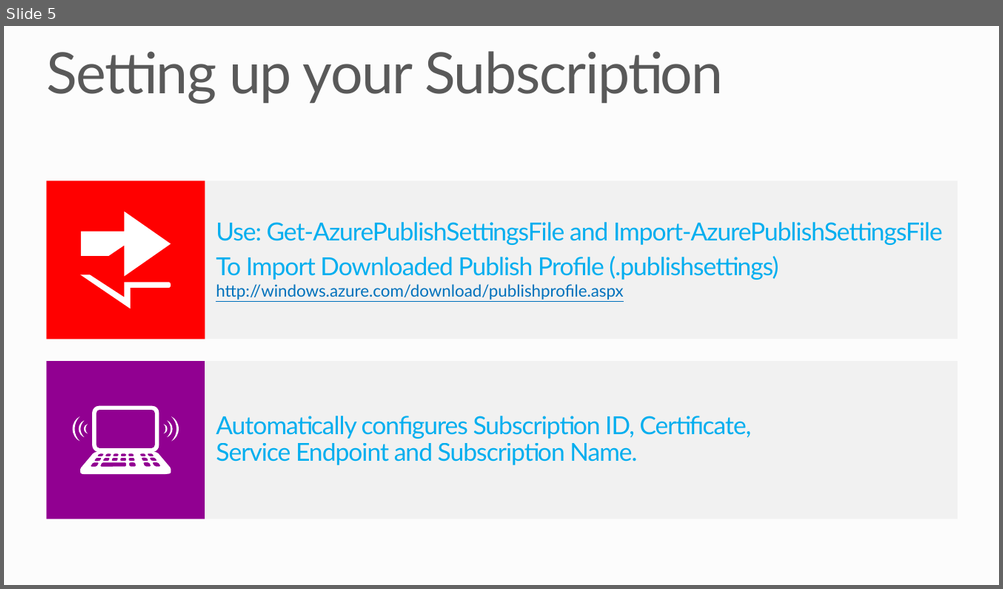
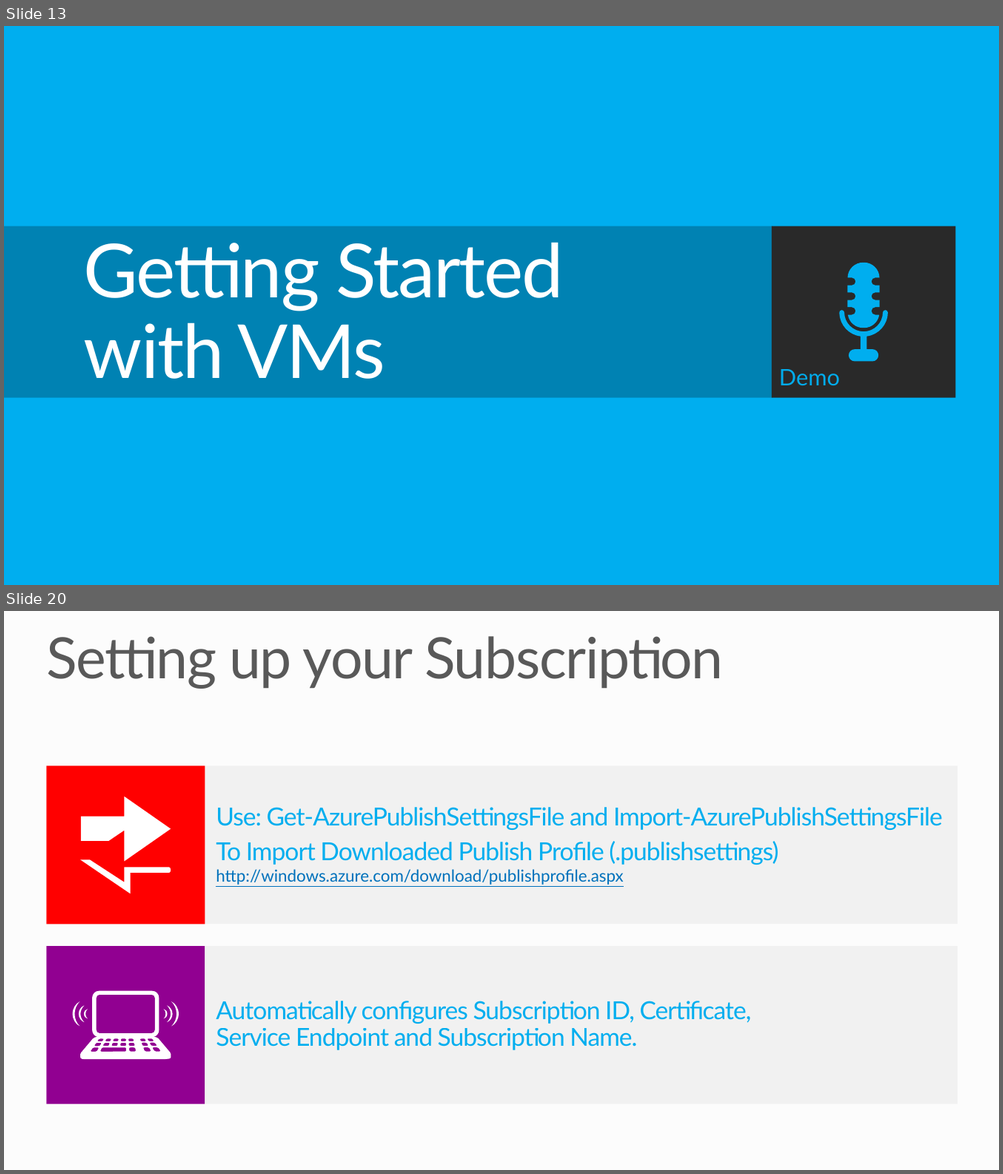
Before and after one commit to tylerd/PRESENTATION-ManagingVMsPowerShell, a slide deck: ManagingVMs-PowerShell.pptx. Shown one above the other, each under a label of ours: slide 5 before the commit, slides 13 and 20 after it; the slides between them are not shown. The pictures are 1003x589 and 1003x1174 pixels, drawn with LibreOffice and Linux fonts; fonts in the diff are those of the drawing; background and template pictures are left out. Boxes give left, top, right and bottom in pixels: in the first picture for what was removed or moved away, otherwise in the second. Text is boxed around its words. In the diff, an @@ line names an element or a change of style, - is before the commit and + after.

```diff
--- a/ManagingVMs-PowerShell.pptx
+++ b/ManagingVMs-PowerShell.pptx
@@ slide 13 added at (4, 26, 999, 585), background #00AEEF @@
@@ rectangle added at (948, 144, 999, 480), fill #00AEEF @@
@@ rectangle added at (4, 227, 772, 398), fill #0083B3 @@
@@ title added at (84, 242, 563, 379), 72 pt, text #FFFFFF @@
+Getting Started
+with VMs
@@ rectangle added at (771, 227, 955, 398), fill #292929, 22 pt, text #00AEEF @@
+Demo
@@ freeform shape added at (839, 263, 888, 362), fill #00AEEF @@
@@ what was slide 5 is now slide 20 @@
```
Also in this commit, not shown: 1 slide changed, 15 other slides added.
